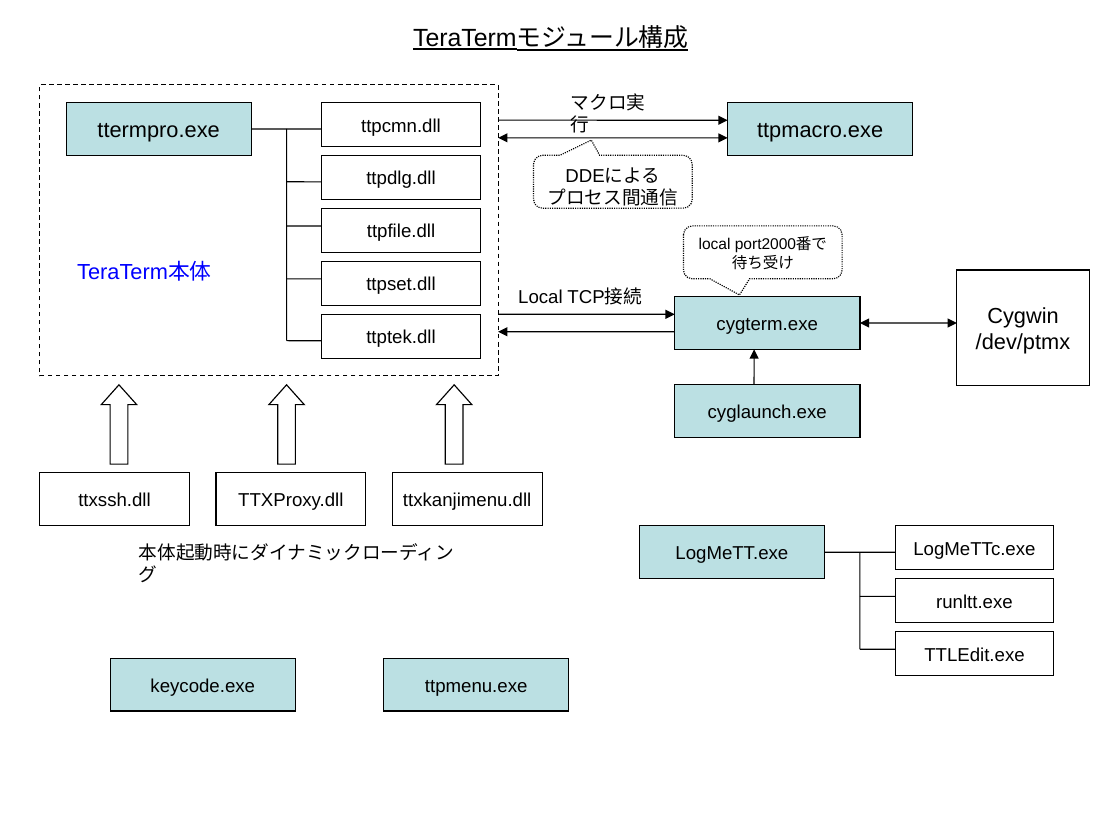
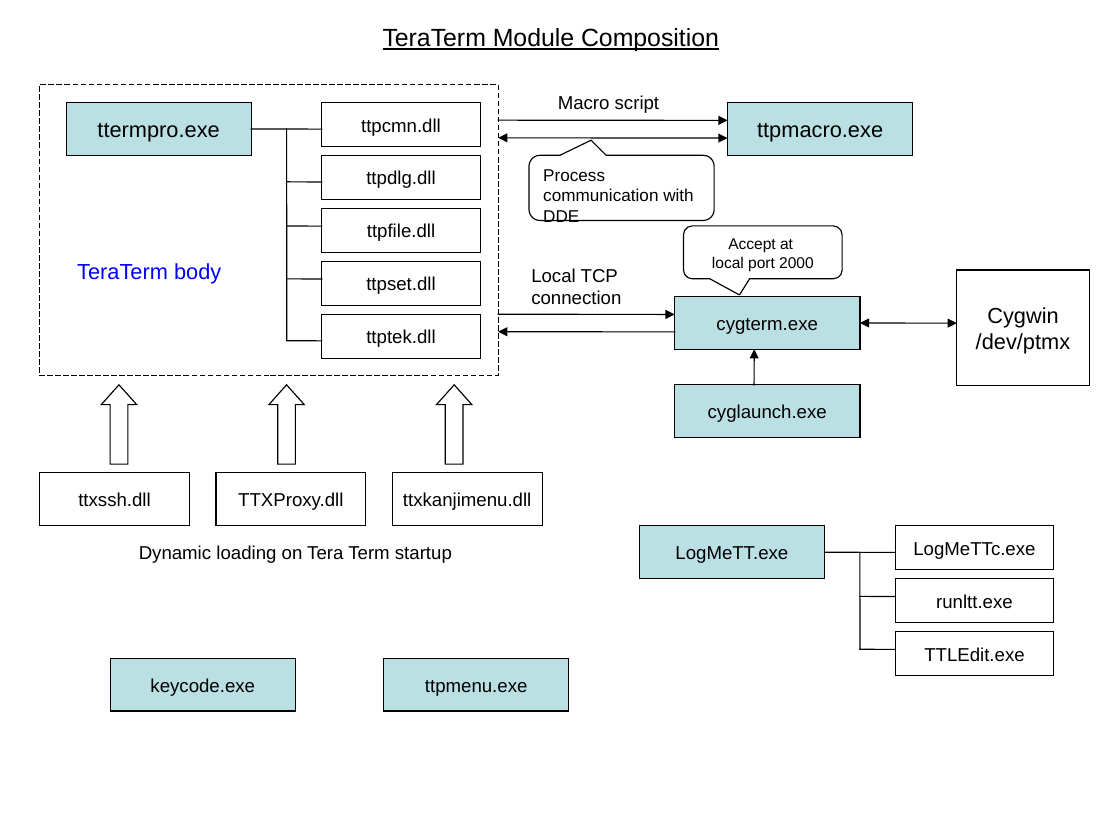
Before and after one commit to TeraTermProject/teraterm-mirror-gitsvn, a slide deck: slide 1 of doc/en/html/reference/image/module_relation.ppt. Drawn at 1120x840 pixels with LibreOffice and Linux fonts; fonts in the diff are those of the drawing. Boxes give left, top, right and bottom in pixels: in the first picture for what was removed or moved away, otherwise in the second. Text is boxed around its words. In the diff, an @@ line names an element or a change of style, - is before the commit and + after.

Commit message:
モジュール構成の図を英訳した。 現在、手持ちの環境には Microsoft Office がないので、LibreOffice で編集した。

```diff
--- a/doc/en/html/reference/image/module_relation.ppt
+++ b/doc/en/html/reference/image/module_relation.ppt
@@ title at (383, 28, 719, 51): text changed @@
-TeraTermモジュール構成
+TeraTerm Module Composition
@@ rectangle at (39, 85, 497, 376): outline #000000 0.74 pt dashed to #000000 0.74 pt @@
@@ text at (558, 95, 660, 113): text changed @@
-マクロ実行
+Macro script
@@ rounded speech box "Process communication with DDE": place and size @@
-rounded speech box "Process communication with DDE" at (533, 156, 692, 208)
+rounded speech box "Process communication with DDE" at (529, 156, 713, 221)
@@ rounded speech box "Process communication with DDE" at (529, 156, 713, 221): outline #000000 0.74 pt dashed to #000000 0.74 pt; proportions changed @@
@@ text in rounded speech box at (543, 169, 693, 222): text changed; size 12 to 11 pt @@
-DDEによる
-プロセス間通信
+Process communication with DDE
@@ rounded speech box "Accept at" at (683, 226, 842, 279): outline #000000 0.74 pt dashed to #000000 0.74 pt @@
@@ text in rounded speech box at (712, 238, 814, 271): text changed @@
-local port2000番で待ち受け
+Accept at
+local port 2000
@@ text at (77, 263, 221, 284): text changed @@
-TeraTerm本体
+TeraTerm body
@@ text at (531, 268, 621, 305): text changed @@
-Local TCP接続
+Local TCP connection
@@ text at (139, 545, 452, 563): text changed @@
-本体起動時にダイナミックローディング
+Dynamic loading on Tera Term startup
```
Also in this commit, not shown: 1 other file.
